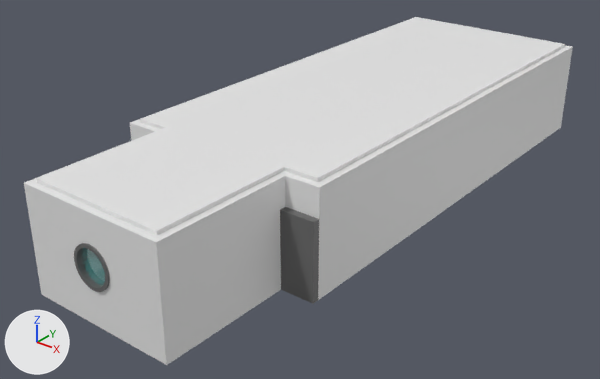
Before and after pictures for a commit that changed the Blender file Assets/ship.blend.
Rendered twice from a 50 mm lens placed at (13.38, -20.63, 11.11), pointed at (-0.85, -2.84, 0.08). The lights are fixed; the arrows at lower left show +X, +Y and +Z. The picture after the commit comes second.

Objects in the first picture: 'Celing1-col', 'Door2-col', 'Wall1-col', 'Wall2-col', 'Wall3-col', 'Wall5-col', 'Wall7-col', 'Wall8-col', 'Window-col', 'WindowGlass-col' and 1 more.
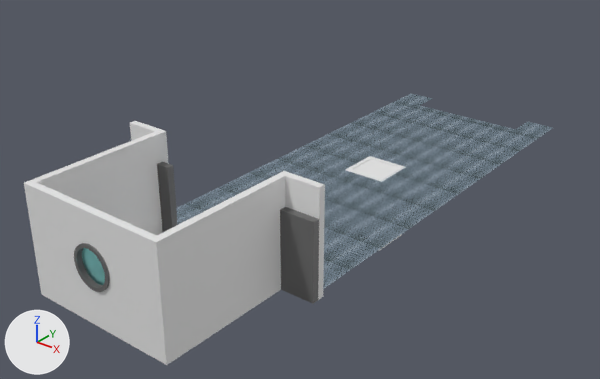
Edits to the bpy script that builds the scene:
```text
Add img_steel_floor_png:
    img_steel_floor_png = load_image('steel-floor.png', '_unpacked/steel-floor.png', 128, 128, 'sRGB')
Change mat_windowglass:
    mat_windowglass.alpha: 0.25 -> 1.0
    add mat_windowglass.transmission_weight = 1.0
Add mat_steelfloor:
    mat_steelfloor = bpy.data.materials.new('SteelFloor')
    # uses the picture img_steel_floor_png
Change me_plane:
    used by ob_floor_col; location = (0.0, 0.0, 0.0); scale = (3.0, 7.0, 1.0)
    remove me_plane.from_pydata(...)  # 18 vertices, 10 faces; spans x -1.0..1.0, y -1.0..1.0, z 0.0
    add me_plane.from_pydata(...)  # 32 vertices, 20 faces; spans x -1.0..1.0, y -1.0..1.0, z 0.0
    me_plane part 1
    7 faces are deleted
    14 vertices are added at x -1.0..1.0, y -1.0..0.86, z 0.0
    17 new faces join them
    me_plane part 2: 3 faces spanning x -1.0..1.0, y 0.86..1.0, z 0.0 switch from no material to mat_steelfloor
Change ob_wall_col:
    add ob_wall_col.hide_set(True)
Change ob_wall1_col:
    add ob_wall1_col.hide_set(True)
Change ob_wall2_col:
    add ob_wall2_col.hide_set(True)
Change ob_celing1_col:
    add ob_celing1_col.hide_set(True)
```

Pixel boxes (x1, y1, x2, y2) of what changed, in the pictures (600 x 379 px):
'Celing1-col', hidden
    before: (36, 17, 565, 235)
'Wall1-col', hidden
    before: (319, 47, 570, 296)
'WindowGlass-col', surface changed
    both: (82, 248, 105, 285)
'Wall2-col', hidden
    before: (559, 45, 573, 128)
part 1 of me_plane, cut back (blue)
    after: (176, 100, 541, 289)
part 2 of me_plane, recoloured
    after: (399, 93, 552, 136)
'Wall5-col', unchanged, uncovered by the edit
    before: (24, 134, 148, 297)
    after: (24, 132, 163, 297)
'Door1-col', unchanged, uncovered by the edit
    after: (157, 162, 178, 232)
